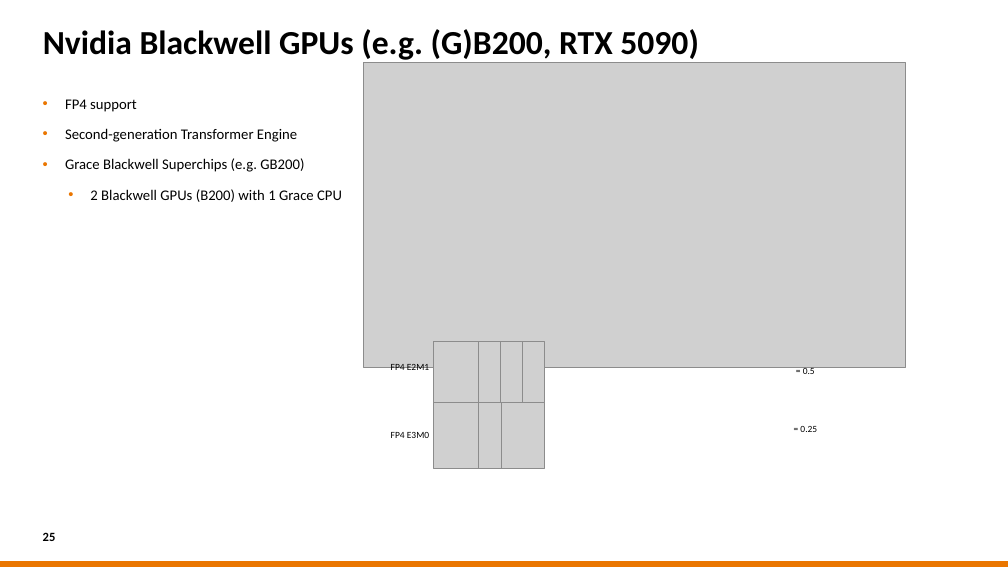
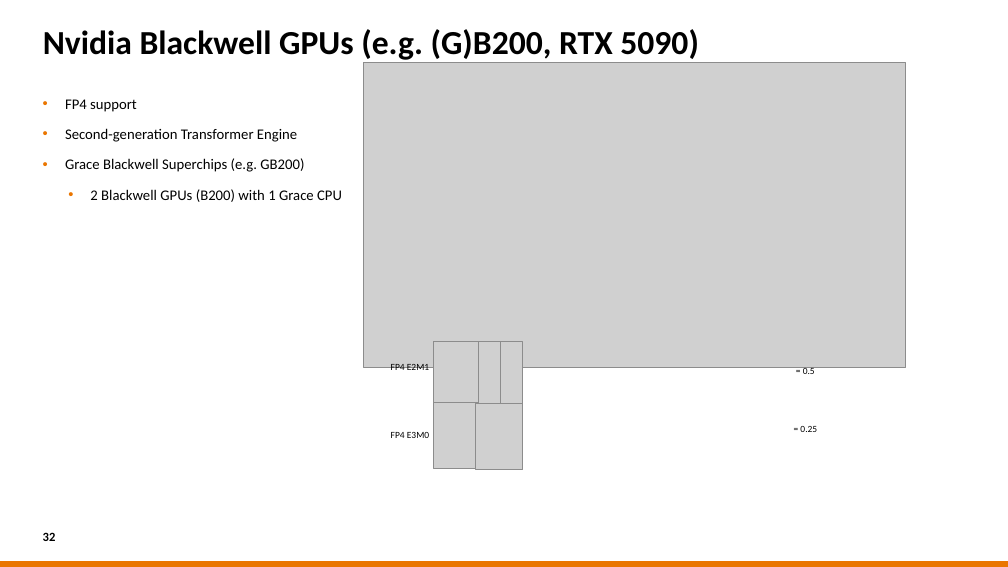
Before and after one commit to sara-nl/HPML-course-materials, a slide deck: slide 32 of Day2/slides/hw_and_software_features.pptx (slide 25 before the commit). Drawn at 1008x567 pixels with LibreOffice and Linux fonts; fonts in the diff are those of the drawing; grey boxes stand for pictures; background and template pictures are left out. Boxes give left, top, right and bottom in pixels: in the first picture for what was removed or moved away, otherwise in the second. Text is boxed around its words. In the diff, an @@ line names an element or a change of style, - is before the commit and + after.

```diff
--- a/Day2/slides/hw_and_software_features.pptx
+++ b/Day2/slides/hw_and_software_features.pptx
@@ picture: place and size @@
-picture at box(433, 342, 523, 408)
+picture at box(433, 342, 501, 408)
@@ picture: place and size @@
-picture at box(522, 342, 544, 408)
+picture at box(501, 342, 523, 408)
@@ picture: place and size @@
-picture at box(434, 402, 545, 468)
+picture at box(434, 402, 479, 468)
@@ picture: place and size @@
-picture at box(479, 402, 501, 468)
+picture at box(476, 404, 523, 470)
@@ page number at box(43, 532, 56, 541): text changed @@
-25
+32
```
Also in this commit, not shown: 6 other slides changed, 7 slides added, 3 other files.
